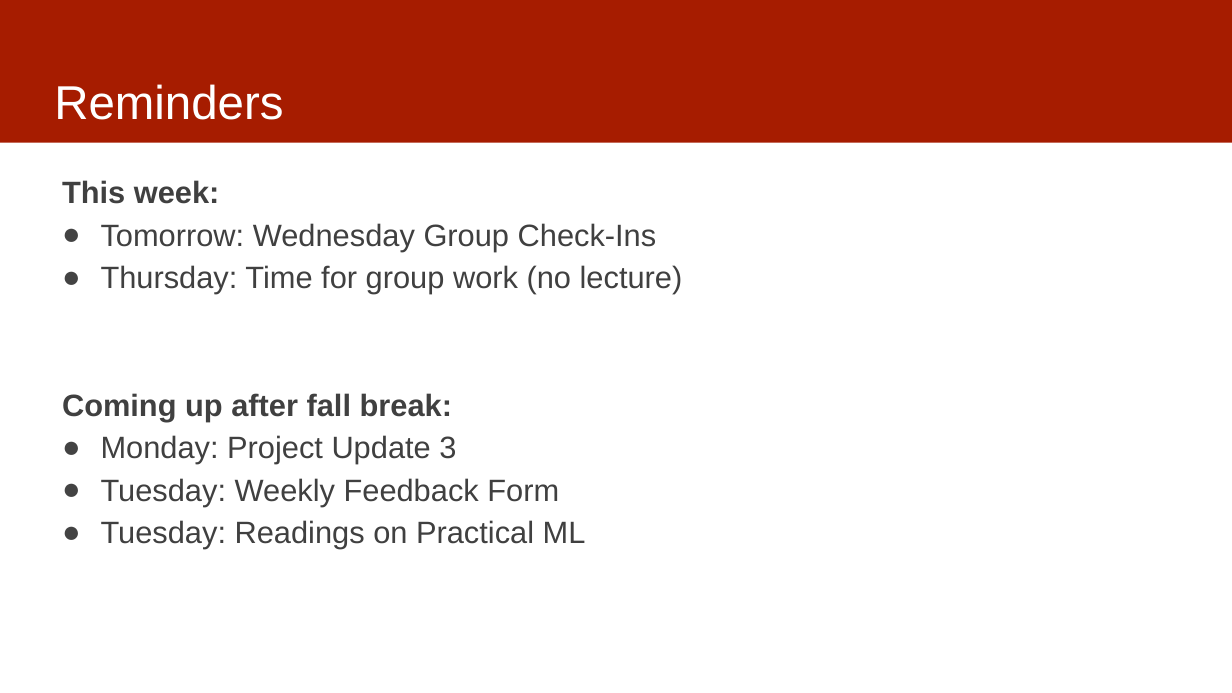
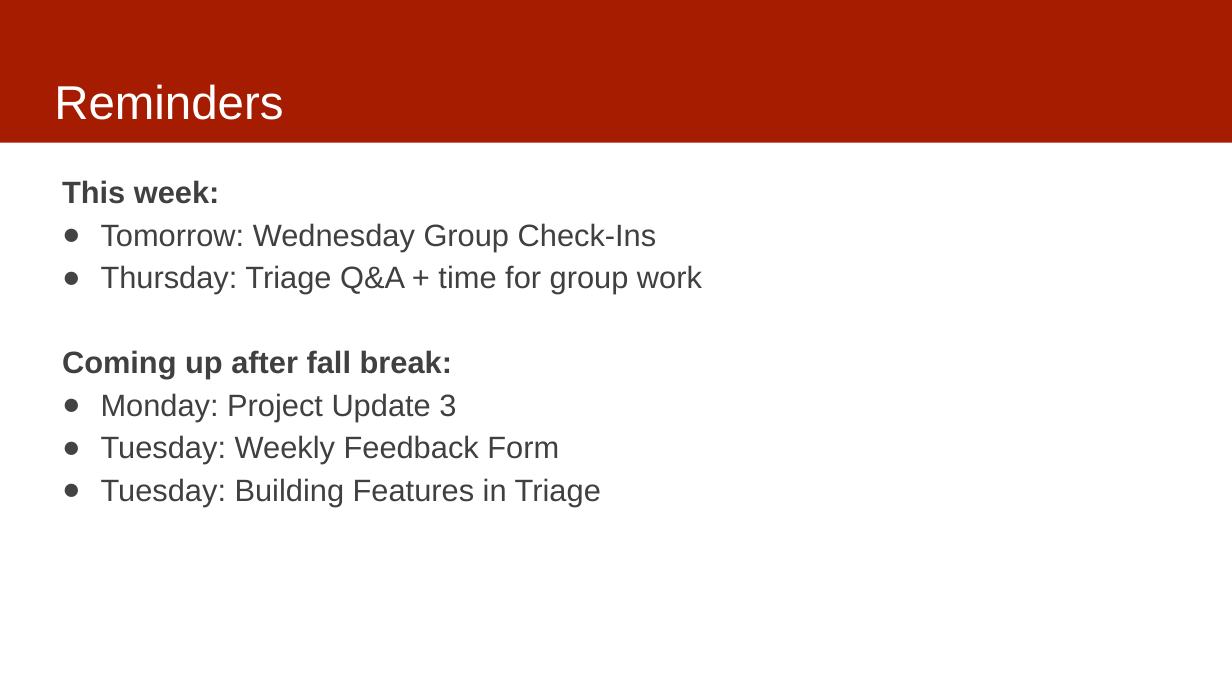
Before and after one commit to dssg/mlforpublicpolicylab, a slide deck: slide 3 of Lectures/12-features-and-imputation.pptx (slide 2 before the commit). Drawn at 1232x693 pixels with LibreOffice and Linux fonts; fonts in the diff are those of the drawing. Boxes give left, top, right and bottom in pixels: in the first picture for what was removed or moved away, otherwise in the second. Text is boxed around its words. In the diff, an @@ line names an element or a change of style, - is before the commit and + after.

Commit message:
updated

```diff
--- a/Lectures/12-features-and-imputation.pptx
+++ b/Lectures/12-features-and-imputation.pptx
@@ text at (101,265,702,294): text changed @@
-● Thursday: Time for group work (no lecture)
+● Thursday: Triage Q&A + time for group work
@@ text at (101,478,601,506): text changed @@
-● Tuesday: Readings on Practical ML
+● Tuesday: Building Features in Triage
```
Also in this commit, not shown: 2 other slides changed, 1 slide added, 3 slides removed.
